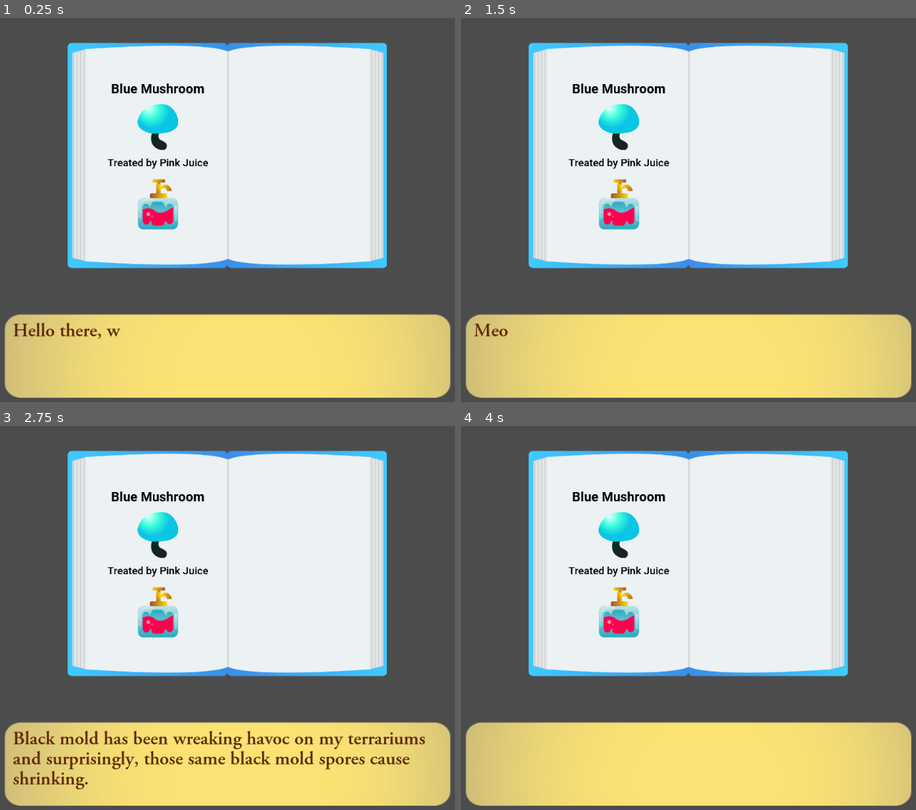
Above: before the commit, frames 1-4 (two rows, left to right).
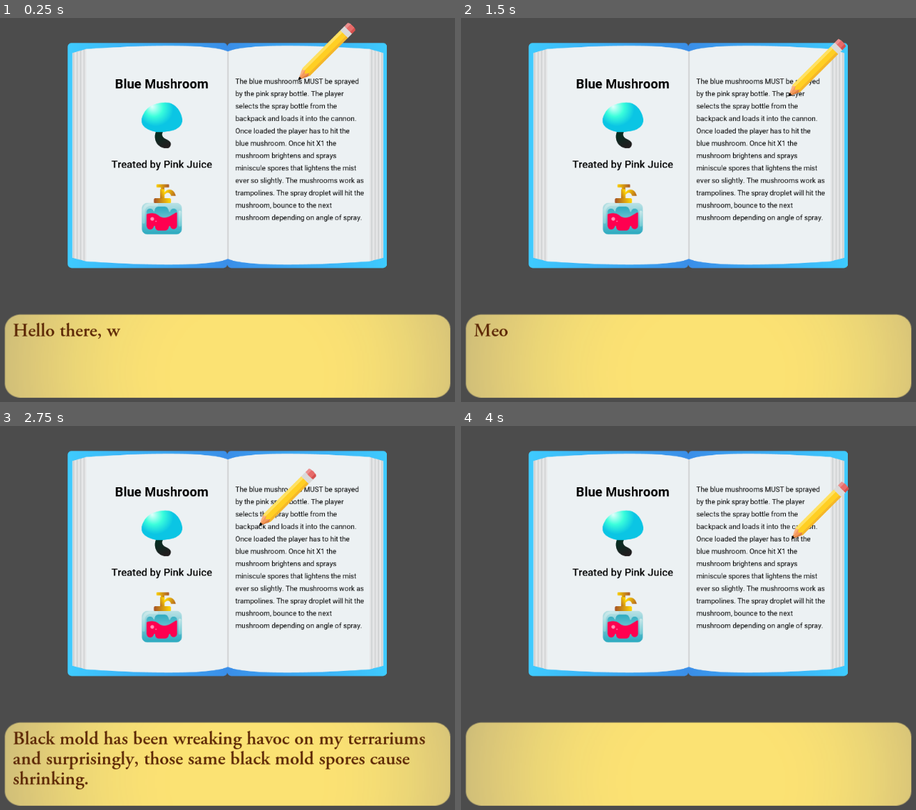
Above: after the commit, the same moments.

Repository: kleimaj/gaming-club-dev
Game: Godot game, scene res://Scenes/Cutscene/Cutscene.tscn
Same seed, same stepped clock (60 frames per second), same inputs: the game is played once before the commit and once after it. This scene is started directly instead of the project's main scene.
Inputs (mouse positions are in pixels of both pictures, inside the frame that each line leads up to):
- Up to frame 1 (0.25 s): no input
- Up to frame 2 (1.5 s): tap Enter (ui_accept) at 0.5, 0.77 s; move the mouse to (811, 190) at 0.52 s; hold D (forward) 0.53-1.28 s; click (811, 190) at 0.6 s; move the mouse to (579, 229) at 1.27 s; hold A (back) from 1.28 s (still down); click (579, 229) at 1.35 s
- Up to frame 3 (2.75 s): tap Enter (ui_accept) at 1.52 s; move the mouse to (282, 525) at 2.02 s; release A (back) at 2.03 s; hold D (forward) from 2.03 s (still down); click (282, 525) at 2.1 s
- Up to frame 4 (4 s): move the mouse to (661, 698) at 2.77 s; click (661, 698) at 2.85 s; tap Enter (ui_accept) at 3.02, 3.77 s; move the mouse to (856, 679) at 3.52 s; release D (forward) at 3.53 s; hold A (back) from 3.53 s (still down); click (856, 679) at 3.6 s

The runs differ from the first frame. In frame 1, 5.0% of the frame differs, in the area x 23-80%, y 1-57%; in frame 2, 4.9%; in frame 3, 4.9%; in frame 4, 4.9%.

Commit message:
adds Path2d, pathfollow2d, and writing tween

Diff:
--- a/Scenes/Cutscene/Cutscene.tscn
+++ b/Scenes/Cutscene/Cutscene.tscn
@@ -9,6 +9,9 @@
 [ext_resource path="res://Fonts/Roboto-Bold.ttf" type="DynamicFontData" id=7]
 [ext_resource path="res://Assets/GFX/UI/newBottles/bottle2.png" type="Texture" id=8]
 [ext_resource path="res://Fonts/Roboto-Medium.ttf" type="DynamicFontData" id=9]
+[ext_resource path="res://Fonts/Roboto-Regular.ttf" type="DynamicFontData" id=10]
+[ext_resource path="res://Scripts/Book.gd" type="Script" id=11]
+[ext_resource path="res://Assets/GFX/cutscene/Book/pencil.png" type="Texture" id=12]
 
 [sub_resource type="DynamicFont" id=3]
 size = 40
@@ -19,6 +22,17 @@
 size = 32
 use_filter = true
 font_data = ExtResource( 9 )
+
+[sub_resource type="DynamicFont" id=5]
+size = 22
+use_filter = true
+extra_spacing_top = 10
+font_data = ExtResource( 10 )
+
+[sub_resource type="Curve2D" id=6]
+_data = {
+"points": PoolVector2Array( 0, 0, 0, 0, 513.015, 116.236, 0, 0, 0, 0, 893.561, 118.218, 0, 0, 0, 0, 518.961, 157.858, 0, 0, 0, 0, 844.01, 161.822, 0, 0, 0, 0, 518.961, 193.534, 0, 0, 0, 0, 825.278, 194.969, 0, 0, 0, 0, 517.097, 232.682, 0, 0, 0, 0, 881.846, 236.217, 0, 0, 0, 0, 517.489, 270.069, 0, 0, 0, 0, 862.712, 274.524, 0, 0, 0, 0, 516.747, 309.417, 0, 0, 0, 0, 821.137, 312.387, 0, 0, 0, 0, 516.004, 347.28, 0, 0, 0, 0, 821.879, 350.992, 0, 0, 0, 0, 516.004, 385.143, 0, 0, 0, 0, 883.5, 389.598, 0, 0, 0, 0, 516.747, 422.264, 0, 0, 0, 0, 906.515, 425.976, 0, 0, 0, 0, 516.004, 459.385, 0, 0, 0, 0, 908.742, 466.067, 0, 0, 0, 0, 515.642, 498.624, 0, 0, 0, 0, 809.353, 503.301, 0, 0, 0, 0, 516.578, 536.975, 0, 0, 0, 0, 901.956, 543.523 )
+}
 
 [sub_resource type="DynamicFont" id=1]
 size = 35
@@ -54,6 +68,7 @@
 margin_left = -294.5
 margin_right = 294.5
 margin_bottom = 489.0
+script = ExtResource( 11 )
 __meta__ = {
 "_edit_use_anchors_": false
 }
@@ -76,8 +91,6 @@
 [node name="HBoxContainer" type="HBoxContainer" parent="Book/BookTexture"]
 anchor_right = 1.0
 anchor_bottom = 1.0
-margin_right = 26.0
-margin_bottom = 6.10352e-05
 custom_constants/separation = 0
 alignment = 1
 __meta__ = {
@@ -85,17 +98,17 @@
 }
 
 [node name="LeftContainer" type="VBoxContainer" parent="Book/BookTexture/HBoxContainer"]
-margin_left = 52.0
-margin_right = 502.0
+margin_left = 64.0
+margin_right = 514.0
 margin_bottom = 691.0
-rect_min_size = Vector2( 450, 0 )
-custom_constants/separation = 20
+rect_min_size = Vector2( 400, 0 )
+custom_constants/separation = 30
 alignment = 1
 
 [node name="MushroomTitle" type="RichTextLabel" parent="Book/BookTexture/HBoxContainer/LeftContainer"]
-margin_top = 117.0
-margin_right = 450.0
-margin_bottom = 167.0
+margin_top = 102.0
+margin_right = 450.0
+margin_bottom = 152.0
 rect_min_size = Vector2( 450, 50 )
 custom_fonts/normal_font = SubResource( 3 )
 custom_colors/default_color = Color( 0, 0, 0, 1 )
@@ -104,9 +117,9 @@
 text = "Blue Mushroom"
 
 [node name="Mushroom" type="CenterContainer" parent="Book/BookTexture/HBoxContainer/LeftContainer"]
-margin_top = 187.0
-margin_right = 450.0
-margin_bottom = 329.0
+margin_top = 182.0
+margin_right = 450.0
+margin_bottom = 324.0
 __meta__ = {
 "_edit_use_anchors_": false
 }
@@ -118,9 +131,9 @@
 texture = ExtResource( 6 )
 
 [node name="RichTextLabel" type="RichTextLabel" parent="Book/BookTexture/HBoxContainer/LeftContainer"]
-margin_top = 349.0
-margin_right = 450.0
-margin_bottom = 399.0
+margin_top = 354.0
+margin_right = 450.0
+margin_bottom = 404.0
 rect_min_size = Vector2( 450, 50 )
 custom_fonts/normal_font = SubResource( 4 )
 custom_colors/default_color = Color( 0, 0, 0, 1 )
@@ -129,9 +142,9 @@
 text = "Treated by Pink Juice"
 
 [node name="Juice" type="CenterContainer" parent="Book/BookTexture/HBoxContainer/LeftContainer"]
-margin_top = 419.0
-margin_right = 450.0
-margin_bottom = 573.0
+margin_top = 434.0
+margin_right = 450.0
+margin_bottom = 588.0
 __meta__ = {
 "_edit_use_anchors_": false
 }
@@ -143,10 +156,45 @@
 texture = ExtResource( 8 )
 
 [node name="RightContainer" type="VBoxContainer" parent="Book/BookTexture/HBoxContainer"]
-margin_left = 502.0
-margin_right = 952.0
+margin_left = 514.0
+margin_right = 914.0
 margin_bottom = 691.0
-rect_min_size = Vector2( 450, 0 )
+rect_min_size = Vector2( 400, 0 )
+alignment = 1
+
+[node name="Description" type="RichTextLabel" parent="Book/BookTexture/HBoxContainer/RightContainer"]
+margin_top = 95.0
+margin_right = 400.0
+margin_bottom = 595.0
+rect_min_size = Vector2( 400, 500 )
+custom_fonts/normal_font = SubResource( 5 )
+custom_colors/default_color = Color( 0, 0, 0, 1 )
+bbcode_enabled = true
+bbcode_text = "The blue mushrooms MUST be sprayed by the pink spray bottle. The player selects the spray bottle from the backpack and loads it into the cannon. Once loaded the player has to hit the blue mushroom. Once hit X1 the mushroom brightens and sprays miniscule spores that lightens the mist ever so slightly. The mushrooms work as trampolines. The spray droplet will hit the mushroom, bounce to the next mushroom depending on angle of spray."
+text = "The blue mushrooms MUST be sprayed by the pink spray bottle. The player selects the spray bottle from the backpack and loads it into the cannon. Once loaded the player has to hit the blue mushroom. Once hit X1 the mushroom brightens and sprays miniscule spores that lightens the mist ever so slightly. The mushrooms work as trampolines. The spray droplet will hit the mushroom, bounce to the next mushroom depending on angle of spray."
+
+[node name="ArrowContainer" type="HBoxContainer" parent="Book/BookTexture"]
+anchor_top = 1.0
+anchor_right = 1.0
+anchor_bottom = 1.0
+
+[node name="Path2D" type="Path2D" parent="Book/BookTexture"]
+curve = SubResource( 6 )
+
+[node name="PathFollow2D" type="PathFollow2D" parent="Book/BookTexture/Path2D"]
+position = Vector2( 513.015, 116.236 )
+rotation = 0.00520463
+rotate = false
+loop = false
+
+[node name="Sprite" type="Sprite" parent="Book/BookTexture/Path2D/PathFollow2D"]
+position = Vector2( 7.92792, -0.0412598 )
+rotation = -0.00520463
+scale = Vector2( 0.2, 0.2 )
+texture = ExtResource( 12 )
+offset = Vector2( 427.765, -452.349 )
+
+[node name="WritingTween" type="Tween" parent="Book/BookTexture"]
 
 [node name="DialogueBox" type="Control" parent="."]
 anchor_left = 0.5
@@ -186,7 +234,7 @@
 
 [node name="Indicator" type="Sprite" parent="DialogueBox"]
 visible = false
-position = Vector2( 755.986, 108.198 )
+position = Vector2( 755.986, 109.904 )
 scale = Vector2( 0.16, 0.16 )
 texture = ExtResource( 4 )
 
--- a/Scenes/Interface/Book.tscn
+++ b/Scenes/Interface/Book.tscn
@@ -4,7 +4,8 @@
 [ext_resource path="res://Assets/GFX/UI/Book/Cover.png" type="Texture" id=2]
 [ext_resource path="res://Assets/GFX/UI/Book/RightPage.png" type="Texture" id=3]
 [ext_resource path="res://Assets/GFX/UI/Book/LeftPage.png" type="Texture" id=4]
-[ext_resource path="res://Scripts/Book.gd" type="Script" id=5]
+[ext_resource path="res://Scripts/OldBook.gd" type="Script" id=5]
+
 
 [sub_resource type="Animation" id=1]
 resource_name = "Idle"
--- a/Scripts/Book.gd
+++ b/Scripts/Book.gd
@@ -1,31 +1,16 @@
-extends Node2D
+extends Control
 
-# Page currently shown on left hand of screen
-var CurrentPage = 1
-var PageTexture
-export(float) var PageSpeedRatio = 1
+onready var follow = $BookTexture/Path2D/PathFollow2D
+onready var description = $BookTexture/HBoxContainer/RightContainer/Description
 
+export var speed = 750
 
-func play():
-	# Bring book to view
-	visible = true
-	$AnimationPlayer.play("SlideIn")
-	$AnimationPlayer.set_speed_scale(PageSpeedRatio/2)
-	$AnimationPlayer.connect("animation_finished", self, "PlayNextAnimation")
+func _ready():
+	set_process(true)
+	show_book_description()
 
-func PageTurnNextPartA():
-	$AnimationPlayer.set_speed_scale(PageSpeedRatio)
-	$AnimationPlayer.play("TurnPageNextA")
+func _process(delta):
+	follow.set_offset(follow.get_offset() + speed * delta)
 
-func PageTurnNextPartB():
-	$AnimationPlayer.play("TurnPageNextB")
-
-func PlayNextAnimation(AnimationJustCompleted):
-	if (AnimationJustCompleted == "SlideIn"):
-		PageTurnNextPartA()
-	elif (AnimationJustCompleted == "TurnPageNextA"):
-		PageTurnNextPartB()
-
-
-func _on_Button_pressed():
-	pass # Replace with function body.
+func show_book_description():
+	pass
--- /dev/null
+++ b/Scripts/OldBook.gd
@@ -0,0 +1,31 @@
+extends Node2D
+
+# Page currently shown on left hand of screen
+var CurrentPage = 1
+var PageTexture
+export(float) var PageSpeedRatio = 1
+
+
+func play():
+	# Bring book to view
+	visible = true
+	$AnimationPlayer.play("SlideIn")
+	$AnimationPlayer.set_speed_scale(PageSpeedRatio/2)
+	$AnimationPlayer.connect("animation_finished", self, "PlayNextAnimation")
+
+func PageTurnNextPartA():
+	$AnimationPlayer.set_speed_scale(PageSpeedRatio)
+	$AnimationPlayer.play("TurnPageNextA")
+
+func PageTurnNextPartB():
+	$AnimationPlayer.play("TurnPageNextB")
+
+func PlayNextAnimation(AnimationJustCompleted):
+	if (AnimationJustCompleted == "SlideIn"):
+		PageTurnNextPartA()
+	elif (AnimationJustCompleted == "TurnPageNextA"):
+		PageTurnNextPartB()
+
+
+func _on_Button_pressed():
+	pass # Replace with function body.
Binary file added: Assets/GFX/cutscene/Book/pencil.png
Not shown, added: Assets/GFX/cutscene/Book/pencil.png.import
Not shown: 1 places in Scenes/Cutscene/Cutscene.tscn that only renumber resources
